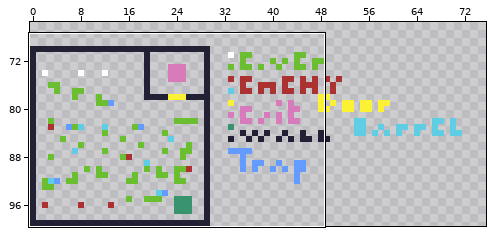
Pixel-art file -- Assets/Resources/Maps/default.aseprite. Above, an overview of the earlier version with the close-up marked.
Close-up. Before the edit:
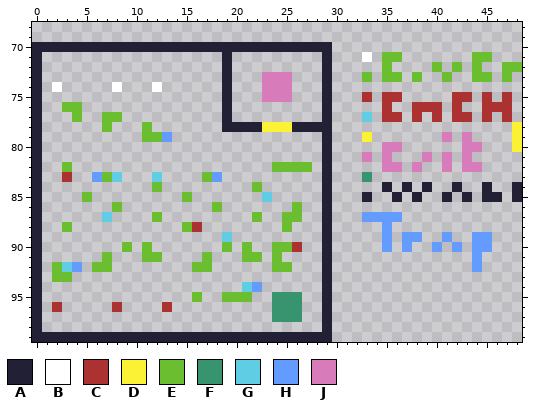
100x100 pixels, 1 frame. Shown: x 0..48, y 68..99. The wide view leaves out empty margins.
Palette (. is transparent): A #222034  B #ffffff  C #ac3232  D #fbf236  E #6abe30  F #37946e  G #5fcde4  H #639bff  J #d77bba
Pixels before, first column x 0:
 70 AAAAAAAAAAAAAAAAAAAAAAAAAAAAAA...................
 71 A..................A.........A...B.EE.......EE...
 72 A..................A.........A.....E....E.E.E..EE
 73 A..................A...JJJ...A...E.EE.E..E..EE.E.
 74 A.B.....B...B......A...JJJ...A...................
 75 A..................A...JJJ...A...C.CC.....CC.C.C.
 76 A..EE..............A.........A.....C..CCC.C..CCC.
 77 A...E..EE..........A.........A...G.CC.C.C.CC.C.C.
 78 A......E...E.......AAAADDDAAAA..................D
 79 A..........EEH...............A...D.......J.J....D
 80 A............................A.....JJ......JJ...D
 81 A............................A...J.J...J.J.J.....
 82 A..E....................EEEE.A.....JJ.J..J.JJ....
 83 A..C..HEG...G....EH..........A...F...............
 84 A...........E.........E......A.....A.A.A..A..A..A
 85 A....E.........E.......G.....A...A..A.A..A.A.AA.A
 86 A.......E.........E.......E..A...................
 87 A......G....E.........E..EE..A...HHHH............
 88 A..E...........EC........E...A.....H.............
 89 A..................G.........A.....H.HH..H..HH...
 90 A........E.E.......E.E..EEC..A.....H.H..H.H.HH...
 91 A......E...EE....E...EE.E....A..............H....
 92 A.EGH.EE........EE......EE...A..............H....
 93 A.EE.........................A...................
 94 A....................GH......A...................
 95 A...............E..EEE..FFF..A...................
 96 A.C.....C....C..........FFF..A...................
 97 A.......................FFF..A...................
 98 A............................A...................
 99 AAAAAAAAAAAAAAAAAAAAAAAAAAAAAA...................
After:
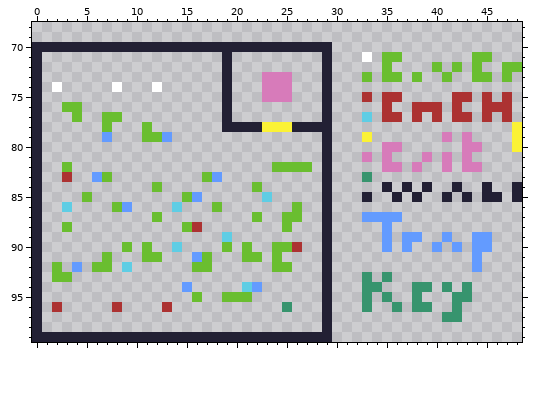
The exact change:
{"y":79,"x":7,"old":".","new":"H"}
{"y":83,"x":8,"old":"G","new":"."}
{"y":83,"x":12,"old":"G","new":"."}
{"y":85,"x":16,"old":".","new":"H"}
{"y":86,"x":3,"old":".","new":"G"}
{"y":86,"x":9,"old":".","new":"H"}
{"y":86,"x":14,"old":".","new":"G"}
{"y":87,"x":7,"old":"G","new":"."}
{"y":90,"x":14,"old":".","new":"G"}
{"y":91,"x":16,"old":".","new":"H"}
{"y":92,"x":3,"old":"G","new":"."}
{"y":92,"x":9,"old":".","new":"G"}
{"y":93,"x":33,"old":".","new":"F"}
{"y":93,"x":35,"old":".","new":"F"}
{"y":94,"x":15,"old":".","new":"H"}
{"y":94,"x":33,"old":"..","new":"FF"}
{"y":94,"x":38,"old":"..","new":"FF"}
{"y":94,"x":41,"old":".","new":"F"}
{"y":94,"x":43,"old":".","new":"F"}
{"y":95,"x":24,"old":"FFF","new":"..."}
{"y":95,"x":33,"old":".","new":"F"}
{"y":95,"x":35,"old":".","new":"F"}
{"y":95,"x":38,"old":".","new":"F"}
{"y":95,"x":42,"old":"..","new":"FF"}
{"y":96,"x":24,"old":"F","new":"."}
{"y":96,"x":26,"old":"F","new":"."}
{"y":96,"x":33,"old":".","new":"F"}
{"y":96,"x":36,"old":".","new":"F"}
{"y":96,"x":38,"old":"..","new":"FF"}
{"y":96,"x":42,"old":".","new":"F"}
{"y":97,"x":24,"old":"FFF","new":"..."}
{"y":97,"x":41,"old":"..","new":"FF"}
{"label":"added","picture_box":[102,132,112,142]}
{"label":"changed","picture_box":[62,172,202,292]}
{"label":"added","picture_box":[362,272,472,322]}
{"label":"erased","picture_box":[272,292,302,322]}
